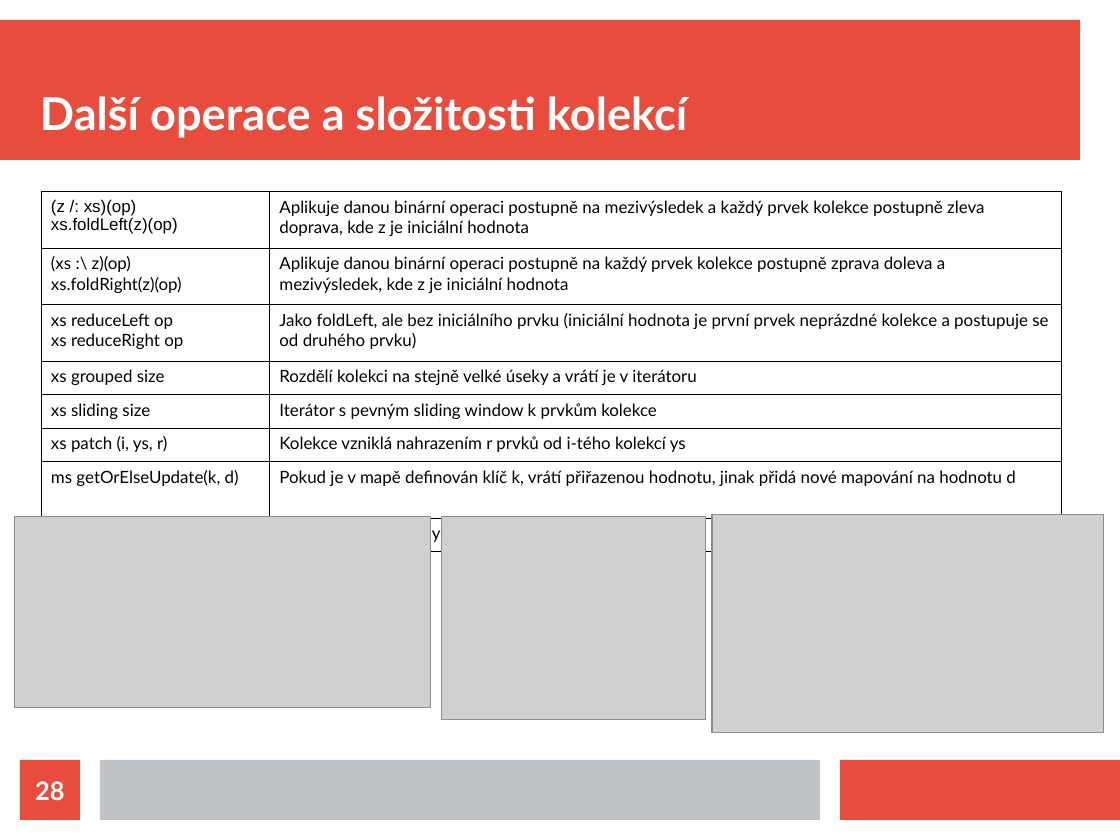
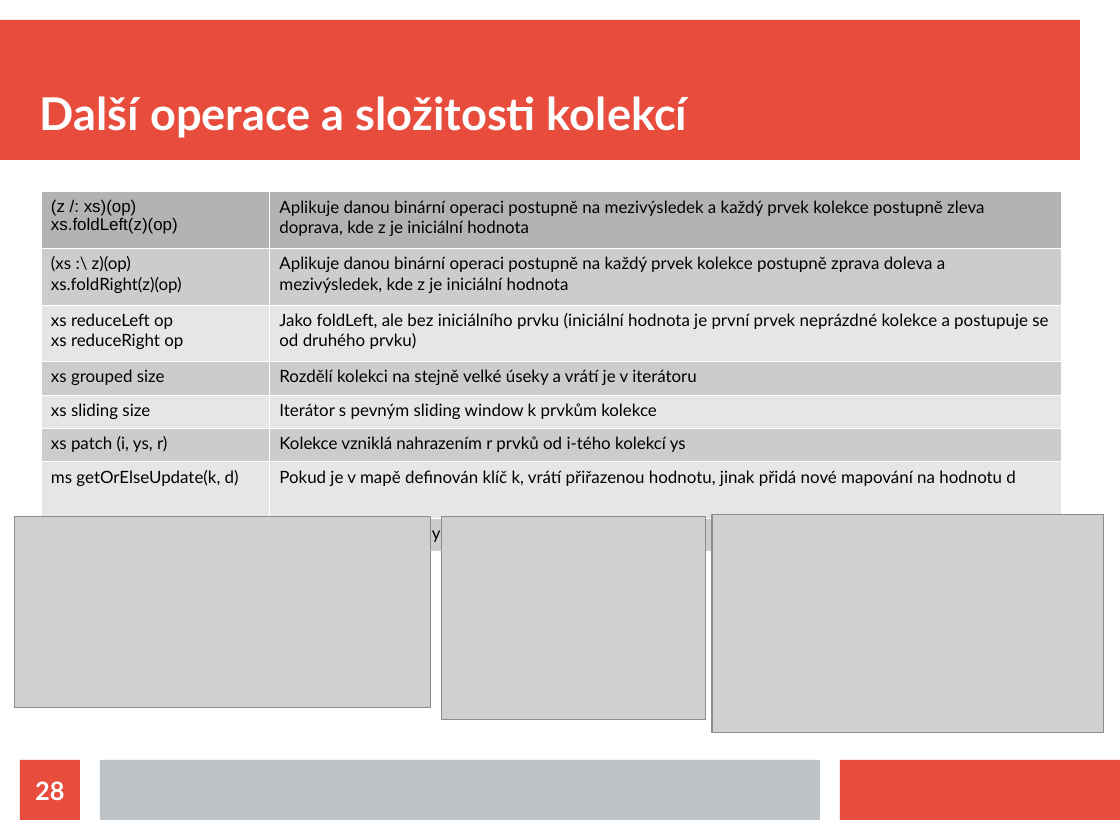
Before and after one commit to michalsenkyr/scala-course, a slide deck: slide 28 of slides.cs.odp. Drawn at 1120x840 pixels with LibreOffice and Linux fonts; fonts in the diff are those of the drawing; grey boxes stand for pictures. Boxes give left, top, right and bottom in pixels: in the first picture for what was removed or moved away, otherwise in the second. Text is boxed around its words. In the diff, an @@ line names an element or a change of style, - is before the commit and + after.

```diff
--- a/slides.cs.odp
+++ b/slides.cs.odp
@@ table at [41, 192, 1061, 547] @@
@@ fill none to #B3B3B3 in row 1 @@
@@ fill none to #CCCCCC in 8 cells @@
@@ fill none to #E6E6E6 in 6 cells @@
@@ borders changed @@
```
Also in this commit, not shown: 4 other slides changed.
